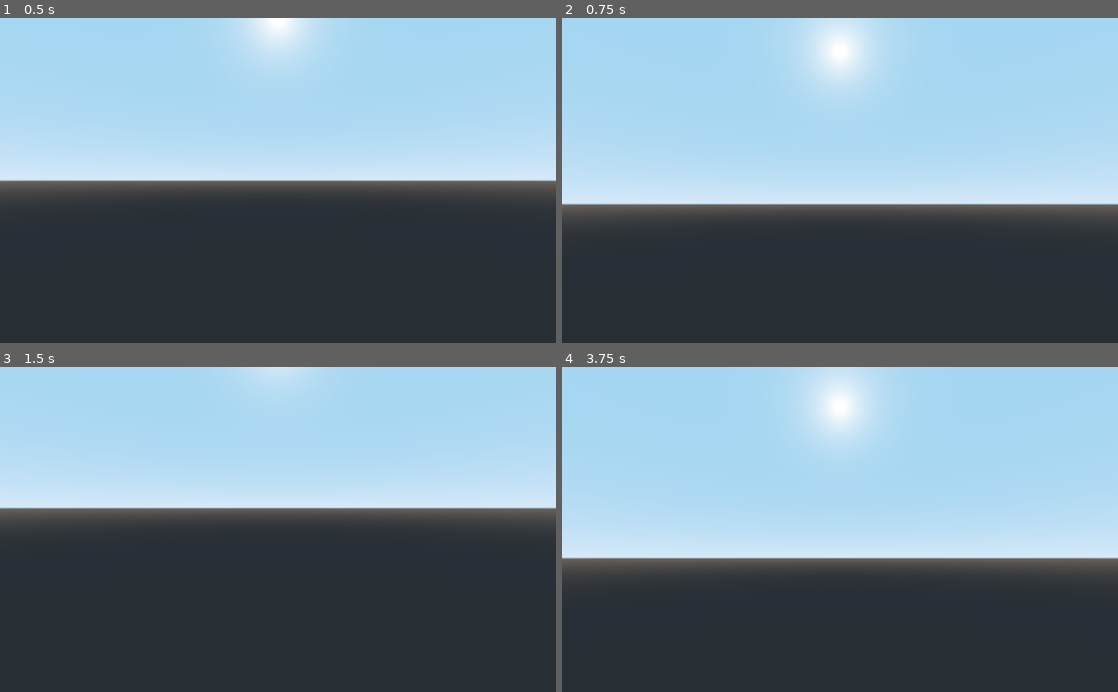
Above: before the commit, frames 1-4 (two rows, left to right).
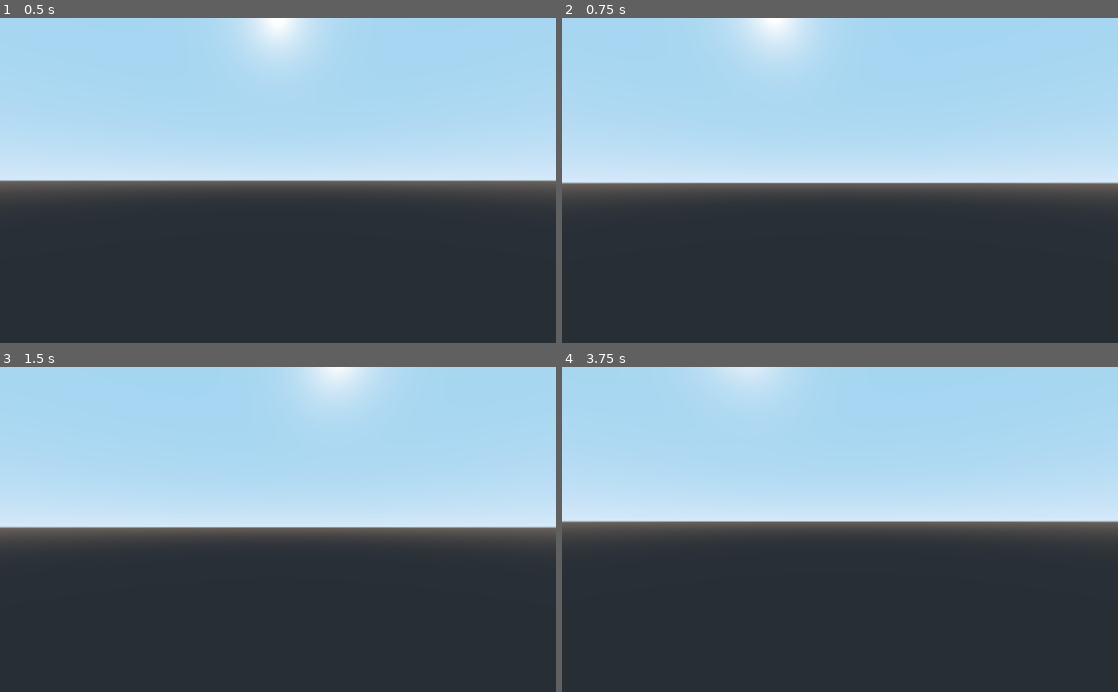
Above: after the commit, the same moments.

Repository: ctkerns/Marching-Cube-Sphere
Game: Godot game, scene res://Scenes/Universe.tscn
Two runs of this game, one before a commit and one after it. Both use one fixed random seed, a clock stepped at 60 frames per second and the inputs below.
Inputs (mouse positions are in pixels of both pictures, inside the frame that each line leads up to):
- Up to frame 1 (0.5 s): no input
- Up to frame 2 (0.75 s): tap Enter at 0.5 s; move the mouse to (867, 180) at 0.52 s; hold W (move_forward) from 0.53 s (still down)
- Up to frame 3 (1.5 s): keep holding W (move_forward); tap Space (move_up) at 1.25 s; move the mouse to (250, 529) at 1.27 s
- Up to frame 4 (3.75 s): keep holding W (move_forward); tap Enter at 2, 3.5 s; move the mouse to (851, 523) at 2.02 s; tap Space (move_up) at 2.75 s; move the mouse to (834, 536) at 2.77 s; move the mouse to (878, 532) at 3.52 s

Frame 1 is identical in both runs. In frame 2, 13% of the frame differs, in the area x 0-100%, y 0-62%; in frame 3, 10%; in frame 4, 20%, in the area x 0-100%, y 0-64%.

Commit message:
Fixes #1

Diff:
--- a/Scripts/Player.gd
+++ b/Scripts/Player.gd
@@ -1,7 +1,7 @@
 extends Spatial
 
 var _speed = 5
-var _mouse_sensitivity = 0.1
+var _mouse_sensitivity = 0.005
 var rotator
 var camera
 
@@ -34,8 +34,8 @@
 
 func _input(event):
 	if event is InputEventMouseMotion and Input.get_mouse_mode() == Input.MOUSE_MODE_CAPTURED:
-		rotator.rotate_x(deg2rad(event.relative.y*_mouse_sensitivity*-1))
-		self.rotate_y(deg2rad(event.relative.x*_mouse_sensitivity*-1))
+		rotator.rotate_object_local(Vector3(1, 0, 0), event.relative.y*_mouse_sensitivity*-1)
+		self.rotate_object_local(Vector3(0, 1, 0), event.relative.x*_mouse_sensitivity*-1)
 
 		var clamped_rotation = rotator.rotation_degrees
 		clamped_rotation.x = clamp(clamped_rotation.x, -90, 90)
